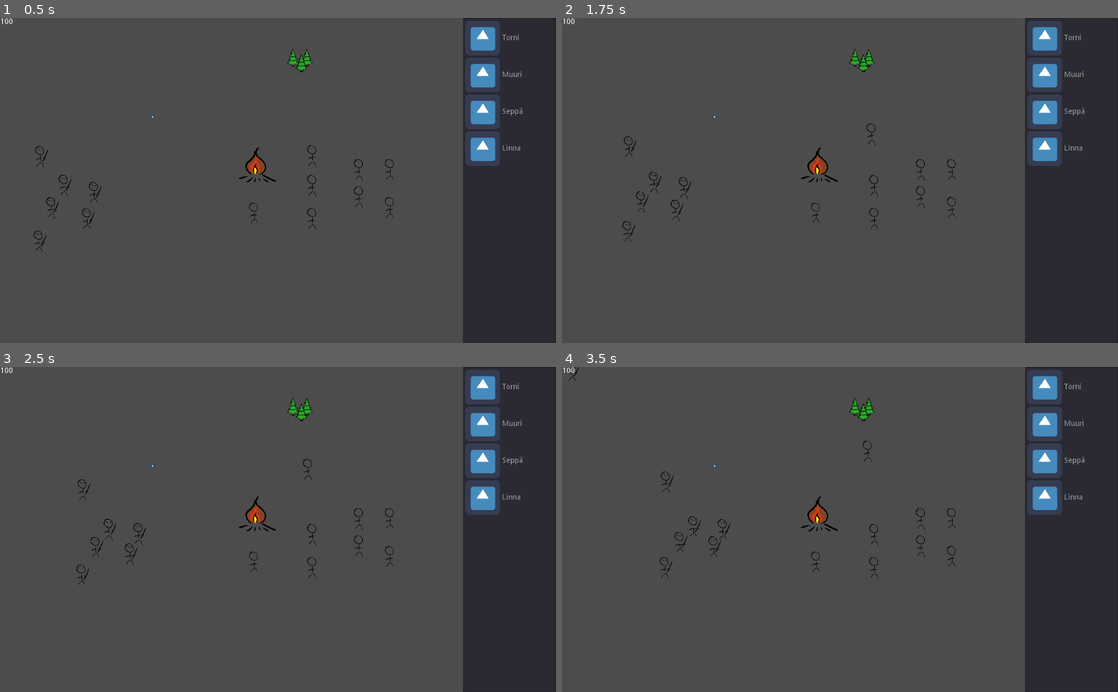
Above: before the commit, frames 1-4 (two rows, left to right).
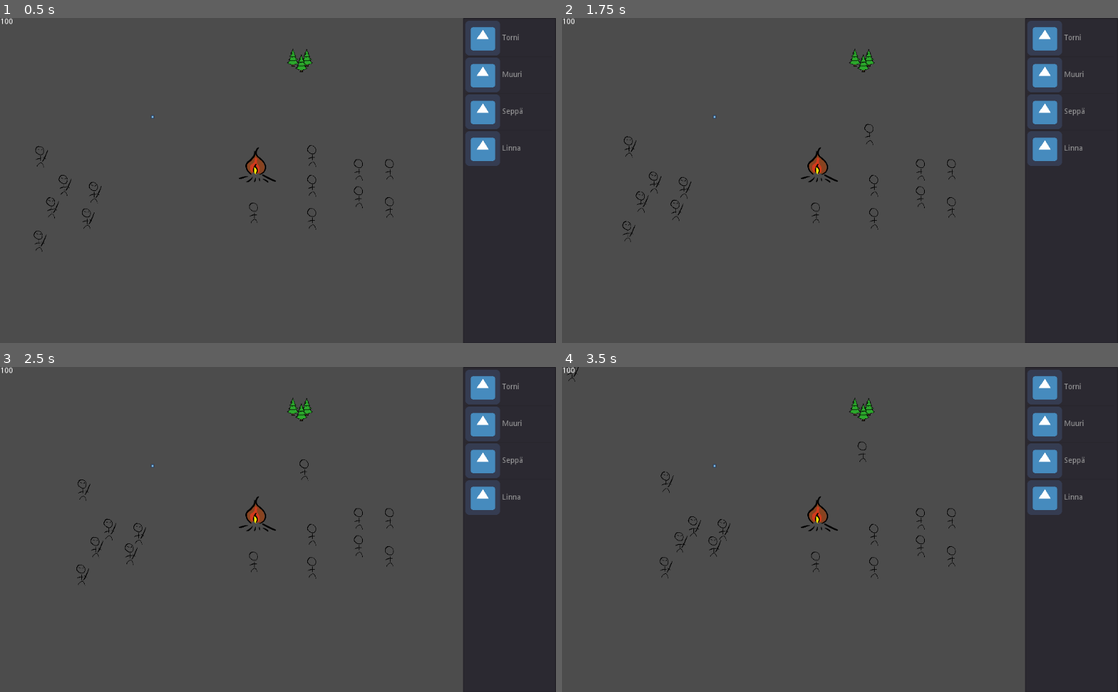
Above: after the commit, the same moments.

Repository: fedzel/pimi-tdogotit
Game: Godot game, scene res://Scenes/World.tscn
Two runs of this game, one before a commit and one after it. Both use one fixed random seed, a clock stepped at 60 frames per second and the inputs below. The engine's default icon, where the game draws it, is replaced by a stand-in: a white triangle on a blue panel in a dark square.
Inputs (mouse positions are in pixels of both pictures, inside the frame that each line leads up to):
- Up to frame 1 (0.5 s): no input
- Up to frame 2 (1.75 s): move the mouse to (862, 63) at 0.52 s; press the mouse at (862, 63) at 0.53 s; move the mouse to (728, 196) at 1.27 s; release the mouse at (728, 196) at 1.28 s; tap Middle mouse button (middle_mouse_button) at 1.35 s; click (728, 196) at 1.42 s
- Up to frame 3 (2.5 s): move the mouse to (333, 458) at 2.02 s; press the mouse at (333, 458) at 2.03 s
- Up to frame 4 (3.5 s): move the mouse to (812, 594) at 2.77 s; release the mouse at (812, 594) at 2.78 s; tap Middle mouse button (middle_mouse_button) at 2.85 s; click (812, 594) at 2.92 s

Frame 1 is identical in both runs. In frame 2, less than 0.1% of the frame differs, in the area x 54-57%, y 32-40%; in frame 3, less than 0.1%; in frame 4, less than 0.1%, in the area x 0-56%, y 0-30%.

Commit message:
Woods block movement

Diff:
--- a/Scenes/Tree.tscn
+++ b/Scenes/Tree.tscn
@@ -26,4 +26,8 @@
 [node name="Sprite3" type="Sprite" parent="."]
 scale = Vector2( 0.1, 0.1 )
 texture = ExtResource( 2 )
+
+[node name="Polygon2D" type="Polygon2D" parent="."]
+color = Color( 1, 1, 1, 0 )
+polygon = PoolVector2Array( -18.1071, -5.92522, 18.5911, -4.47388, 17.5544, 7.3442, 1.79698, 13.7716, -15.8265, 5.68552 )
 [connection signal="input_event" from="." to="." method="_on_Woods_input_event"]
--- a/Scenes/World.tscn
+++ b/Scenes/World.tscn
@@ -3,8 +3,8 @@
 [ext_resource path="res://Scripts/World.gd" type="Script" id=1]
 [ext_resource path="res://Scenes/ExtinguisherEnemy.tscn" type="PackedScene" id=2]
 [ext_resource path="res://Scenes/Bonfire.tscn" type="PackedScene" id=3]
-[ext_resource path="res://Scenes/Tree.tscn" type="PackedScene" id=4]
-[ext_resource path="res://Scripts/NavigationController.gd" type="Script" id=5]
+[ext_resource path="res://Scripts/NavigationController.gd" type="Script" id=4]
+[ext_resource path="res://Scenes/Tree.tscn" type="PackedScene" id=5]
 [ext_resource path="res://Scenes/Tower.tscn" type="PackedScene" id=6]
 [ext_resource path="res://Scenes/Villager.tscn" type="PackedScene" id=7]
 [ext_resource path="res://Scenes/SaboteurEnemy.tscn" type="PackedScene" id=8]
@@ -29,11 +29,13 @@
 collision_layer = 1
 collision_mask = 1
 
-[node name="Woods" parent="." instance=ExtResource( 4 )]
+[node name="Navigation2D" type="Navigation2D" parent="."]
+script = ExtResource( 4 )
+
+[node name="Forests" type="Node2D" parent="Navigation2D"]
+
+[node name="Woods" parent="Navigation2D/Forests" instance=ExtResource( 5 )]
 position = Vector2( 553.245, 83.0368 )
-
-[node name="Navigation2D" type="Navigation2D" parent="."]
-script = ExtResource( 5 )
 
 [node name="Buildings" type="Node2D" parent="Navigation2D"]
 
--- a/Scripts/Tree.gd
+++ b/Scripts/Tree.gd
@@ -1,8 +1,16 @@
 extends Area2D
 class_name Woods
 
+var _cutoutDone = false
+onready var _cutoutPolygon = $Polygon2D
+
 func _ready():
 	pass
+
+func _process(delta):
+	if _cutoutDone == false:
+		_cutoutDone = true
+		get_parent().get_parent().cutout(_cutoutPolygon, position)
 
 
 func _on_Woods_input_event(viewport, event, shape_idx):
